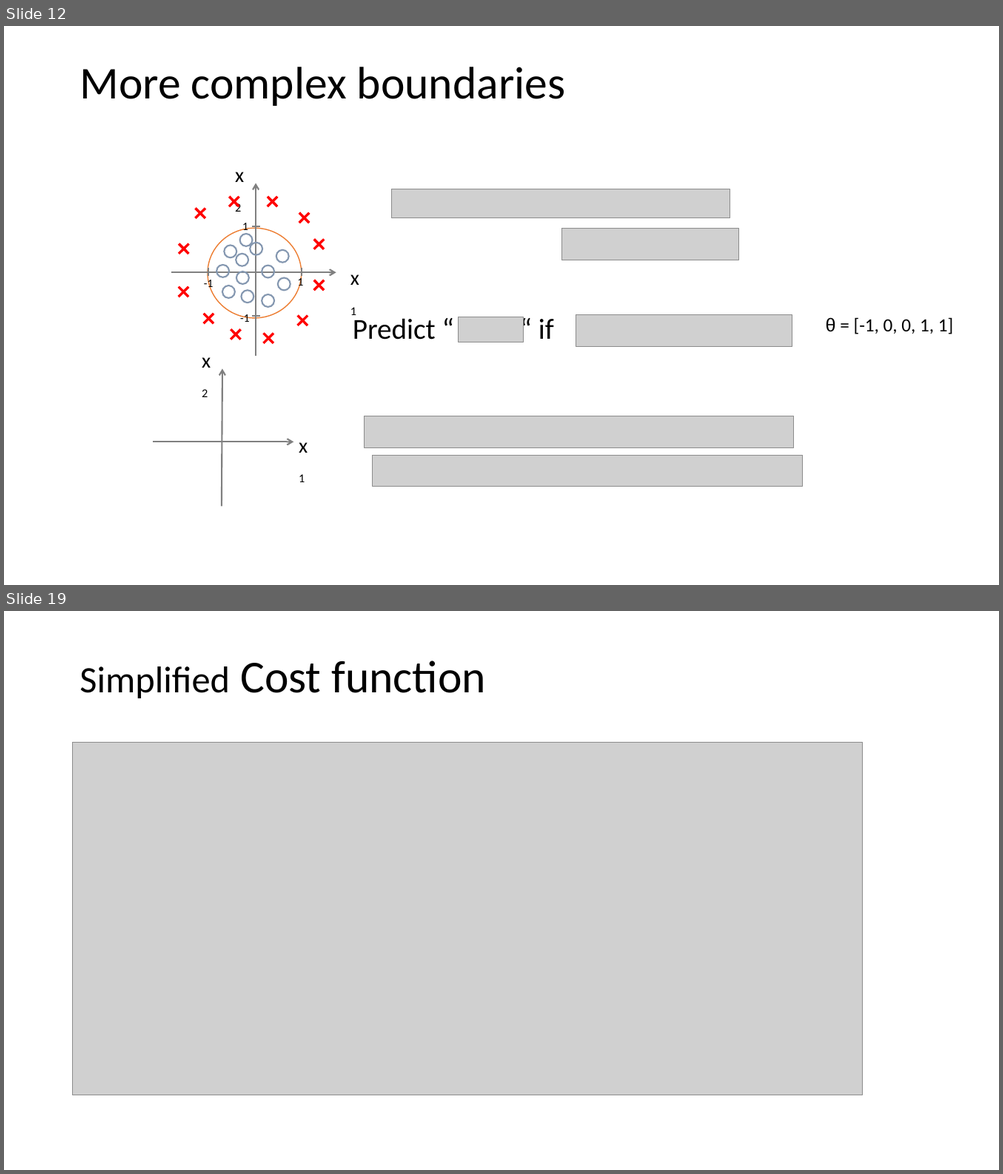
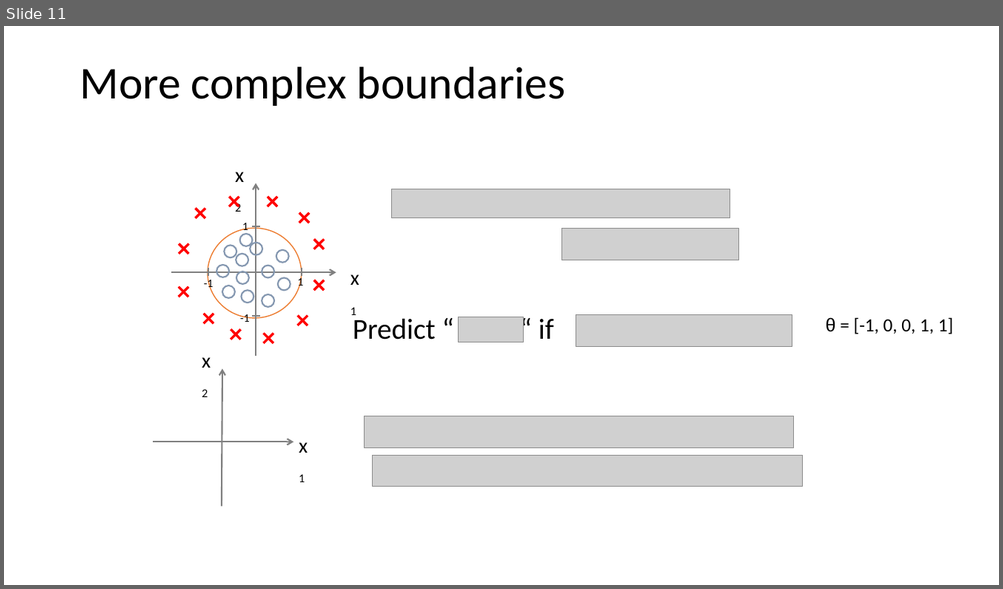
Before and after one commit to ICBI/AIMAHEAD_GU, a slide deck: Courses/ML_Concepts/Module_01_Introduction_to_Classification/Module_01_Introduction_to_Classification_02_LogisticRegression.pptx. Shown one above the other, each under a label of ours: slides 12 and 19 before the commit, slide 11 after it; the slides between them are not shown. The pictures are 1003x1174 and 1003x589 pixels, drawn with LibreOffice and Linux fonts; fonts in the diff are those of the drawing; grey boxes stand for pictures. Boxes give left, top, right and bottom in pixels: in the first picture for what was removed or moved away, otherwise in the second. Text is boxed around its words. In the diff, an @@ line names an element or a change of style, - is before the commit and + after.

```diff
--- a/Courses/ML_Concepts/Module_01_Introduction_to_Classification/Module_01_Introduction_to_Classification_02_LogisticRegression.pptx
+++ b/Courses/ML_Concepts/Module_01_Introduction_to_Classification/Module_01_Introduction_to_Classification_02_LogisticRegression.pptx
@@ slide 19 removed at bbox=[4, 611, 999, 1170], background #FFFFFF @@
@@ title removed at bbox=[79, 661, 486, 698] @@
-Simplified Cost function
@@ picture removed at bbox=[73, 742, 862, 1095] @@
@@ what was slide 12 is now slide 11 @@
```
Also in this commit, not shown: 8 other slides removed, 4 other files.
